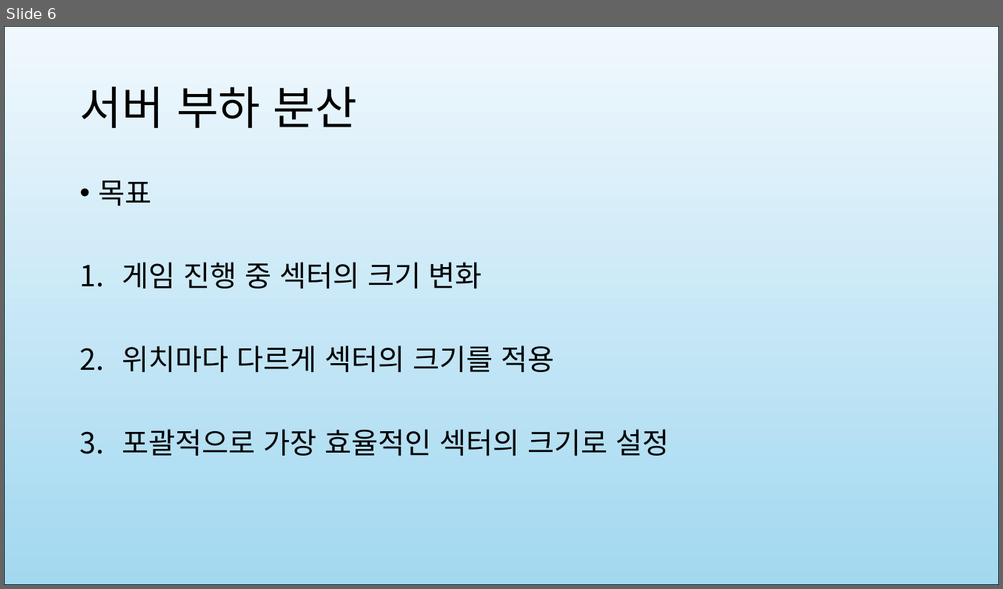
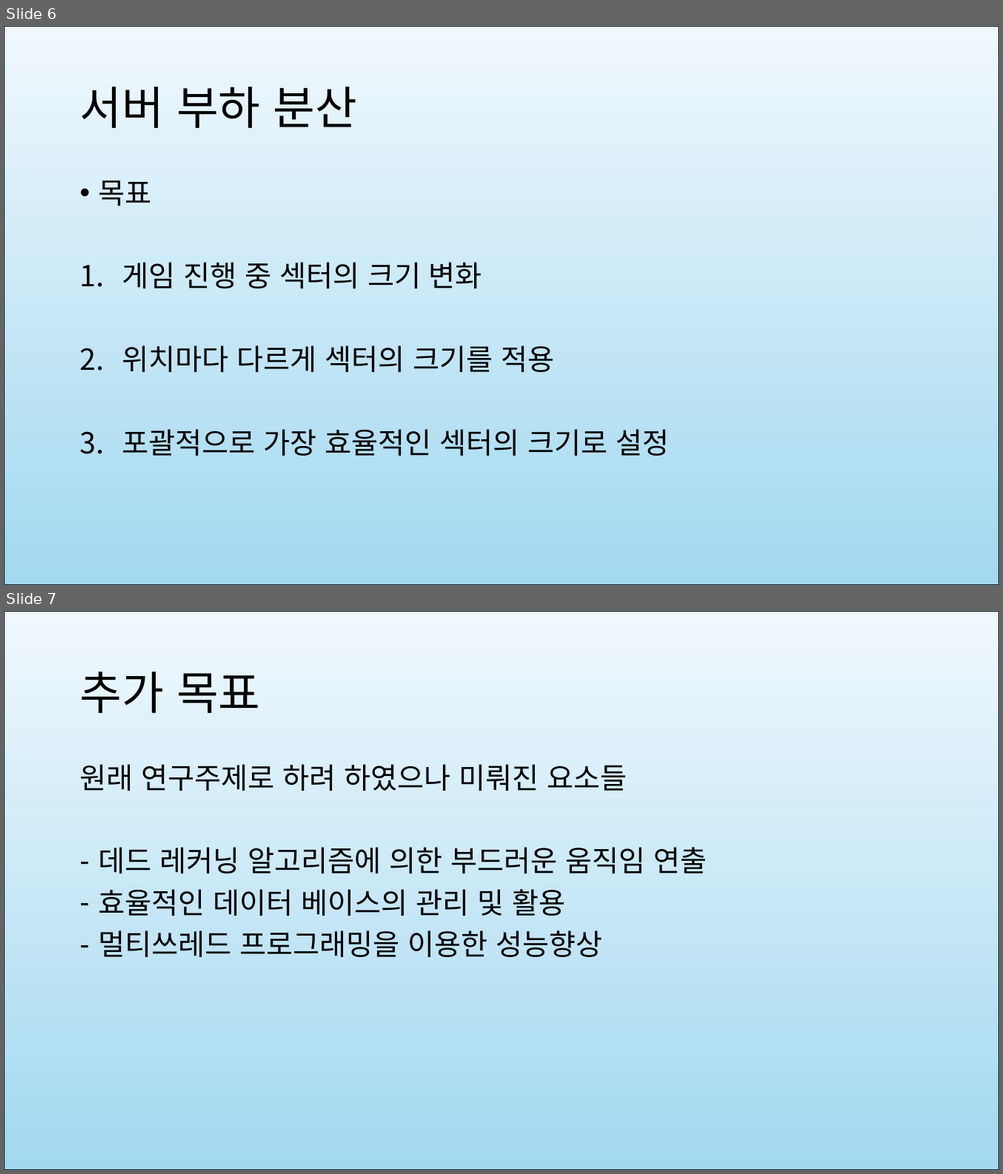
Before and after one commit to crapa36/Graduation-Project, a slide deck: Server/2025 졸업작품 중점 연구 주제 선정.pptx. Shown one above the other, each under a label of ours: slide 6 before the commit, slides 6 and 7 after it. The pictures are 1003x589 and 1003x1174 pixels, drawn with LibreOffice and Linux fonts; fonts in the diff are those of the drawing. Boxes give left, top, right and bottom in pixels: in the first picture for what was removed or moved away, otherwise in the second. Text is boxed around its words. In the diff, an @@ line names an element or a change of style, - is before the commit and + after.

```diff
--- a/Server/2025 졸업작품 중점 연구 주제 선정.pptx
+++ b/Server/2025 졸업작품 중점 연구 주제 선정.pptx
@@ slide 7 added at (x1=4, y1=611, x2=999, y2=1170), background #FFFFFF @@
@@ rectangle added at (x1=4, y1=611, x2=999, y2=1170), fill gradient #F0F8FD to #A2D8F0, outline #092A39 1.5 pt @@
@@ title added at (x1=79, y1=672, x2=260, y2=713), 44 pt, text #000000 @@
+추가 목표
@@ text added at (x1=79, y1=764, x2=707, y2=957), 28 pt, text #000000 @@
+원래 연구주제로 하려 하였으나 미뤄진 요소들
+– 데드 레커닝 알고리즘에 의한 부드러운 움직임 연출
+– 효율적인 데이터 베이스의 관리 및 활용
+– 멀티쓰레드 프로그래밍을 이용한 성능향상
```
Also in this commit, not shown: 1 slide changed.
